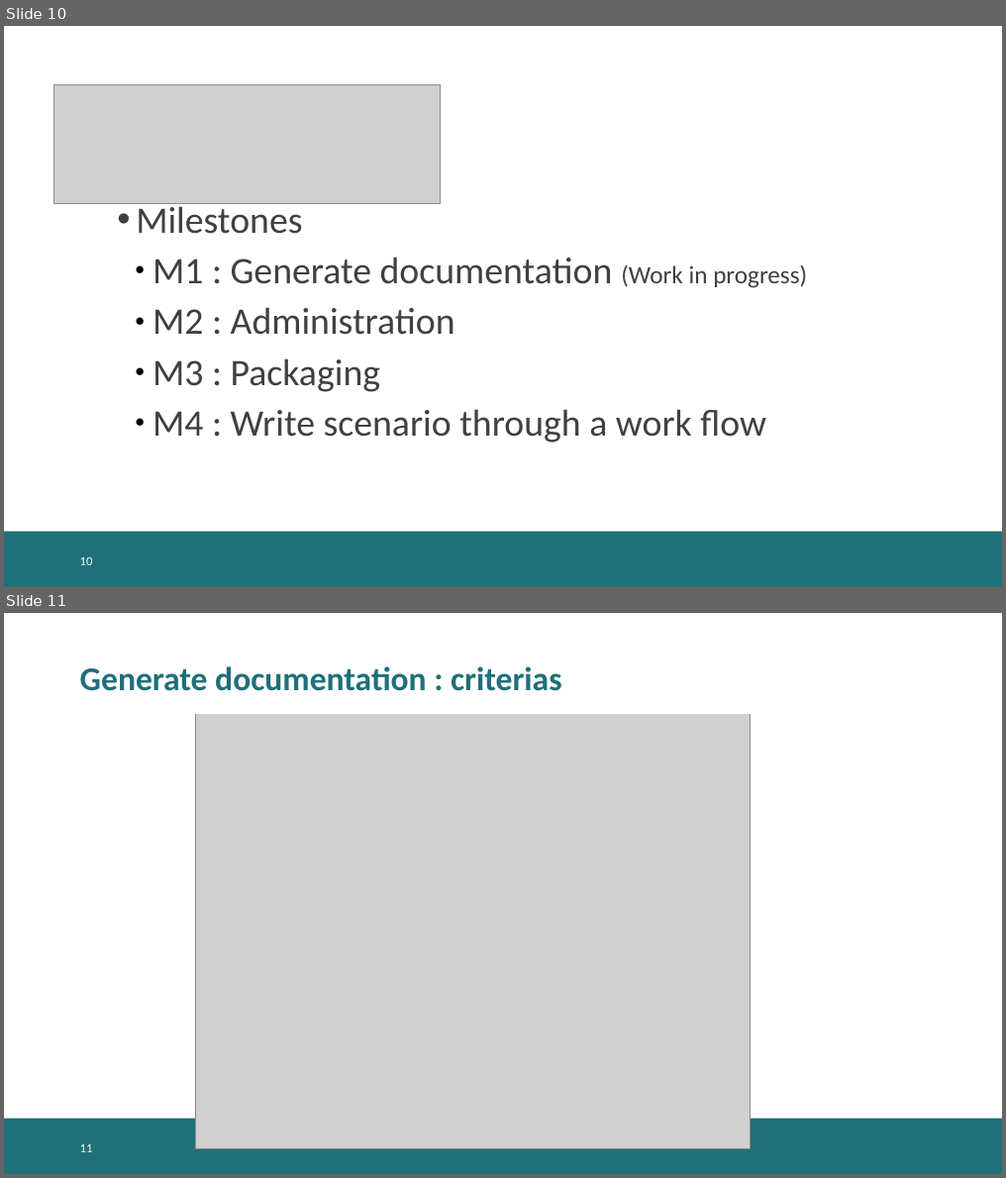
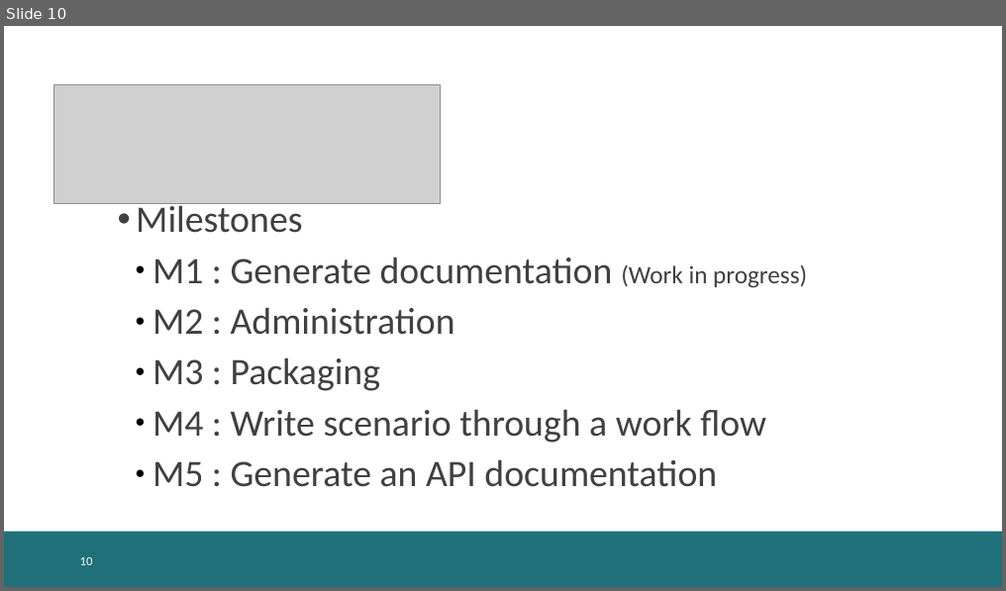
Before and after one commit to KelkooGroup/theGardener, a slide deck: doc/BDD_TheGardener_in_a_nutshell.pptx. Shown one above the other, each under a label of ours: slides 10 and 11 before the commit, slide 10 after it. The pictures are 1006x1178 and 1006x591 pixels, drawn with LibreOffice and Linux fonts; fonts in the diff are those of the drawing; grey boxes stand for pictures; background and template pictures are left out. Boxes give left, top, right and bottom in pixels: in the first picture for what was removed or moved away, otherwise in the second. Text is boxed around its words. In the diff, an @@ line names an element or a change of style, - is before the commit and + after.

```diff
--- a/doc/BDD_TheGardener_in_a_nutshell.pptx
+++ b/doc/BDD_TheGardener_in_a_nutshell.pptx
@@ slide 11 removed at [4, 613, 1002, 1174], background #FFFFFF; not listed: 1 template element that a slide beside it also shows @@
@@ rectangle removed at [134, 631, 835, 713] @@
@@ text removed at [80, 666, 561, 691] @@
-Generate documentation : criterias
@@ picture removed at [196, 681, 750, 1149] @@
@@ page number removed at [80, 1145, 93, 1153] @@
-11
@@ slide 10 changed as well @@
@@ text at [152, 460, 717, 487]: paragraph added @@
+  ● M5 : Generate an API documentation
```
Also in this commit, not shown: 7 other slides changed, 1 other slide removed, 3 other files.
